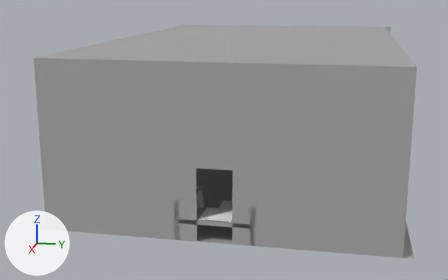
The FBX model Assets/Models/Rooms/SM_MurrayCircle_PuzzleRoom_01.fbx, before and after one commit.
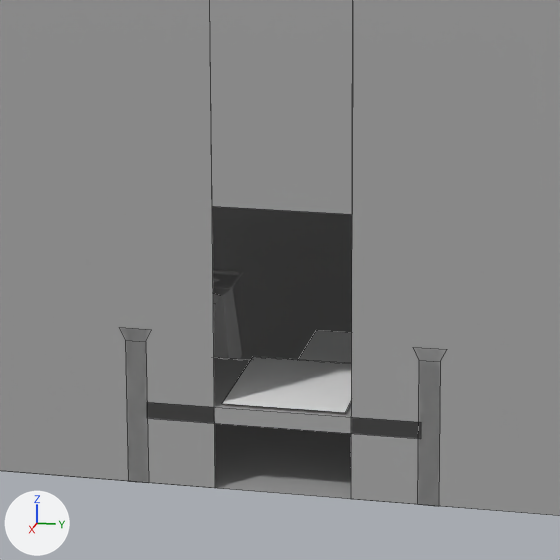
Each version appears first whole from a 50 mm lens placed at (46.4, 6.8, 13.7), pointed at (0.2, -2.4, 2.2), and next in a close-up on the part from 31% to 64% of the width and 41% to 93% of the height. Arrows for +X, +Y and +Z are at lower left; the lights stay in place. The close-ups show mesh edges as thin lines. Where no turn or scale is listed for an object, it has been applied to the vertices. Vertices at the same position are counted once.

The first close-up shows 'SM_Murray_Circle_Puzzle_BigSconce_02', 'SM_Murray_Circle_Puzzle_PuzzleRoom_Floor_01', 'SM_Murray_Circle_Puzzle_PuzzleRoom_Wall_02', 'SM_Murray_Circle_Puzzle_Room_Carpet_01', 'SM_Murray_Circle_Puzzle_StairWall_01', 'SM_Murray_Circle_Puzzle_StairWall_02', 'SM_Murray_Circle_Puzzle_Steps_01'.
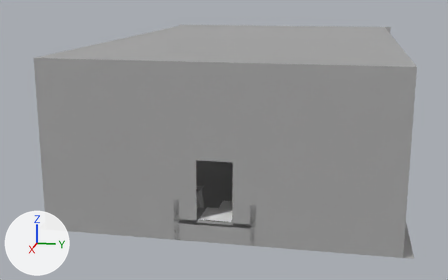
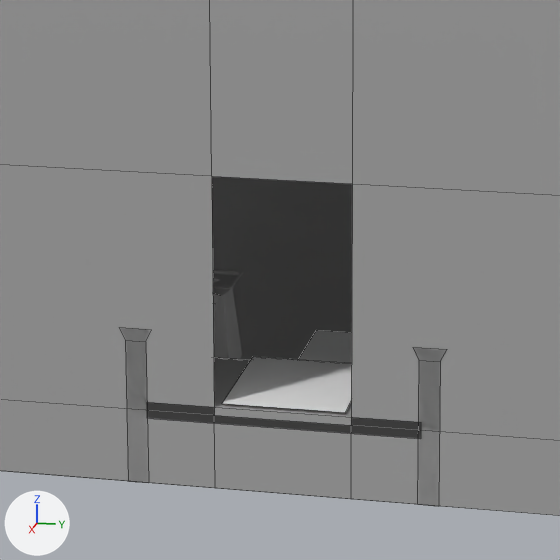
Changed parts and their boxes (x1, y1, x2, y2) in the close-ups (560 x 560 px):
part 1 of me_mesh_009, built on
    both: (0, 0, 560, 506)

The change, as a list of edits to the scene's bpy script:
```text
Change me_mesh_009:
    where me_mesh_009.from_pydata(...)  # 11 vertices, 3 faces; spans x 0.0, y -10.1..10.1, z -5.0..5.0
    used by ob_sm_murray_circle_puzzle_puzzleroom_wall_02; location = (15.0, 0.0, 5.0)
    verts and faces of me_mesh_009; kept vertices keep their numbers, new ones are numbered from 11
    before: 0 (0.0, 10.1, -5.0), 1 (0.0, 1.0, -5.0) at pixel (351, 499), 2 (0.0, 10.1, 5.0), 3 (0.0, 1.0, 5.0), 4 (0.0, -1.0, -0.8) at pixel (212, 206)
    before: 5 (0.0, 1.0, -0.8) at pixel (352, 214), 6 (0.0, -1.0, 5.0), 7 (0.0, -1.0, -5.0) at pixel (215, 488), 8 (0.0, -10.1, -5.0), 9 (0.0, -1.0, 5.0)
    before: 10 (0.0, -10.1, 5.0)
    me_mesh_009 part 1
    add delete_vertices([4, 5])  # with the faces that use them
    add delete_faces([(0, 1, 3, 2), (7, 8, 10, 9)])
    add for new, old in zip([*range(11, 15)], [2, 3, 6, 10]): verts[new] = verts[old] + (0.0, 0.0, -5.3)
    add for new, old in zip([*range(15, 19)], [*range(11, 15)]): verts[new] = verts[old] + (0.0, 0.0, -3.6)
    add faces += [(2, 11, 12, 3), (3, 12, 13, 6), (9, 13, 14, 10), (7, 8, 18, 17), (0, 1, 16, 15), (1, 7, 17, 16)]
    add faces += [(11, 15, 16, 12), (13, 17, 18, 14)]
```
